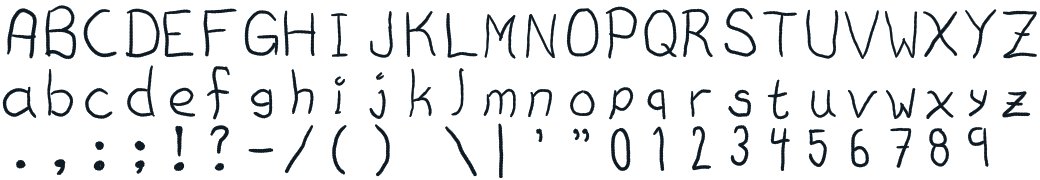
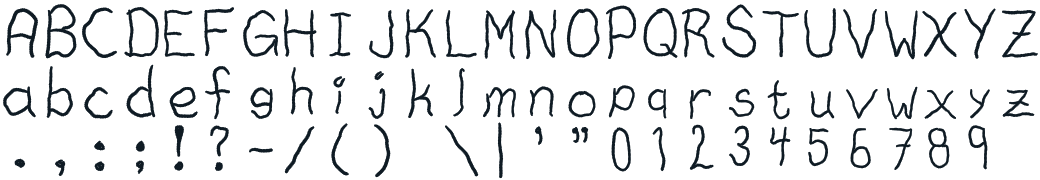
Layered file, before and after one edit (1040×180). Changes by layer:
showed "v2", painted on it over [2, 4, 1038, 179]
hid "v1", painted on it over [2, 4, 1038, 179]